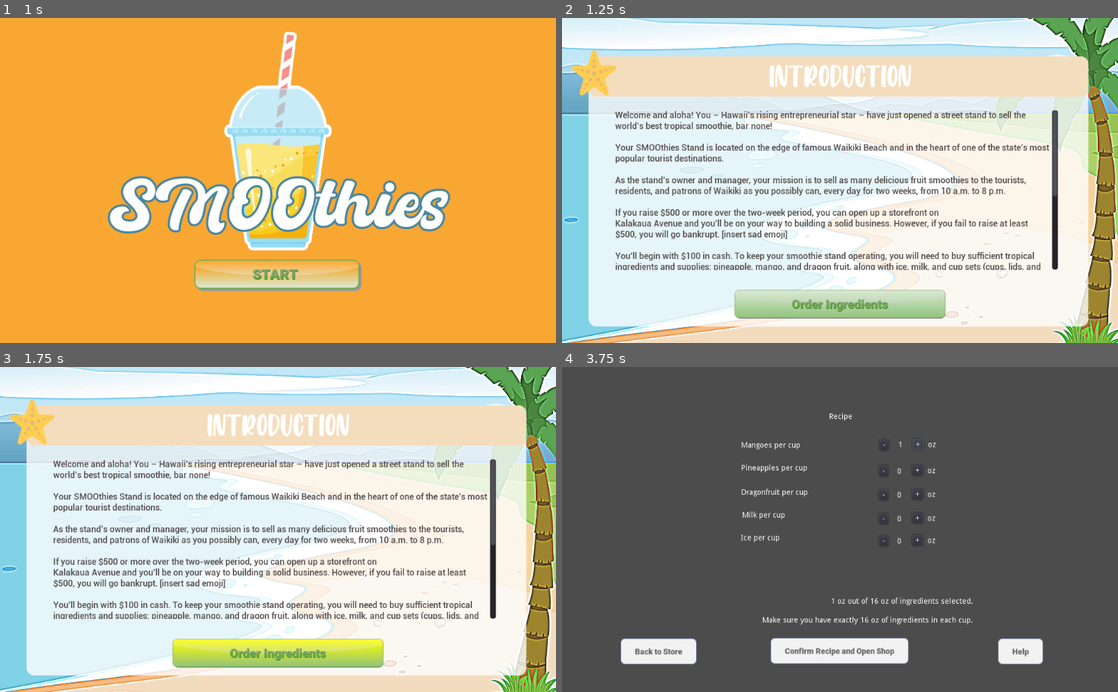
Above: before the commit, frames 1-4 (two rows, left to right).
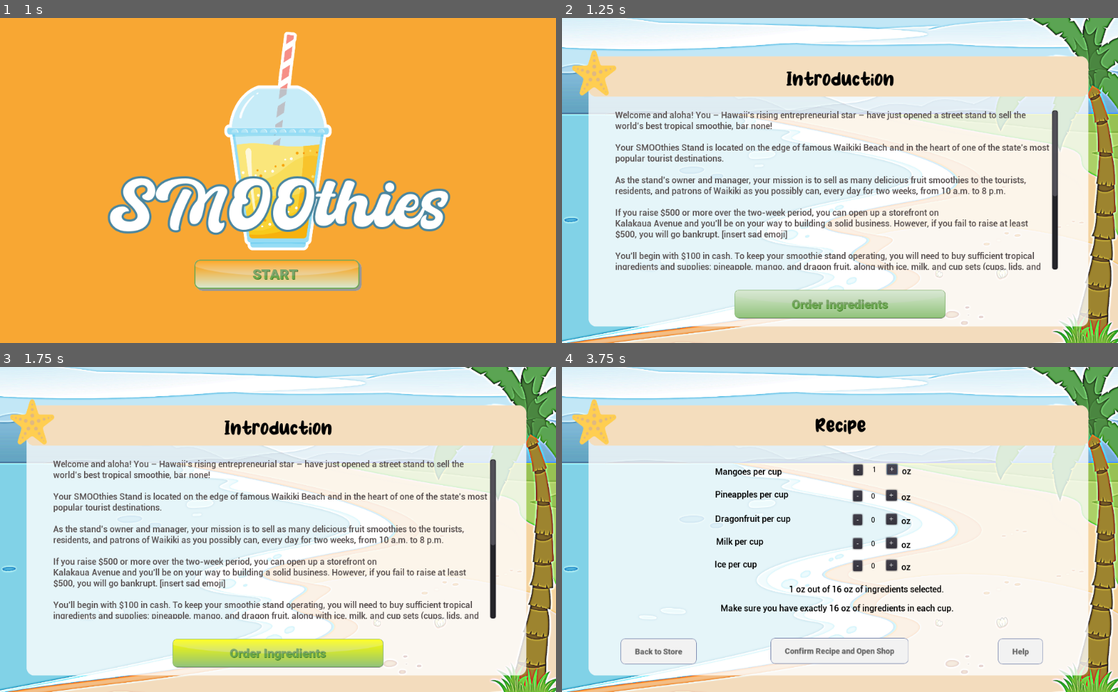
Above: after the commit, the same moments.

Repository: thepriscillawang/SMOOthies
Game: Godot game, scene res://Scenes/Main.tscn
Same seed, same stepped clock (60 frames per second), same inputs: the game is played once before the commit and once after it. Sound files missing from this copy of the repository are replaced by a short silence.
Inputs (mouse positions are in pixels of both pictures, inside the frame that each line leads up to):
- Up to frame 1 (1 s): click (278, 274) at 0.5 s
- Up to frame 2 (1.25 s): no input
- Up to frame 3 (1.75 s): click (278, 653) at 1.25 s
- Up to frame 4 (3.75 s): click (840, 640) at 2 s; click "-" at 2.75 s; click "+" at 3.5 s

Frame 1 is identical in both runs. In frame 2, 1.2% of the frame differs, in the area x 37-63%, y 14-22%; in frame 3, 1.2%; in frame 4, 95%, in the area x 0-100%, y 0-100%.

Commit message:
Updated recipe page

Diff:
--- a/src/SMOOthies/Scenes/Intro.tscn
+++ b/src/SMOOthies/Scenes/Intro.tscn
@@ -6,11 +6,10 @@
 [ext_resource path="res://sounds/DramaButtonSound.wav" type="AudioStream" id=4]
 [ext_resource path="res://images/IntroBKG1024_r.png" type="Texture" id=5]
 [ext_resource path="res://fonts/roboto/Roboto-Medium.ttf" type="DynamicFontData" id=6]
-[ext_resource path="res://fonts/honey_mints/Honey Mints.ttf" type="DynamicFontData" id=7]
+[ext_resource path="res://fonts/milky_coffee/Milky Coffee.otf" type="DynamicFontData" id=7]
 
 [sub_resource type="DynamicFont" id=1]
-size = 64
-outline_size = 1
+size = 34
 font_data = ExtResource( 7 )
 
 [sub_resource type="DynamicFont" id=2]
@@ -29,11 +28,14 @@
 
 [node name="IntroTitle" type="Label" parent="IntroPage"]
 margin_left = 381.0
-margin_top = 71.0
+margin_top = 83.0
 margin_right = 644.0
-margin_bottom = 136.0
+margin_bottom = 148.0
+custom_colors/font_color = Color( 0, 0, 0, 1 )
 custom_fonts/font = SubResource( 1 )
 text = "Introduction"
+align = 1
+valign = 1
 
 [node name="Premises" type="RichTextLabel" parent="IntroPage"]
 margin_left = 98.0
--- a/src/SMOOthies/Scenes/Recipe.tscn
+++ b/src/SMOOthies/Scenes/Recipe.tscn
@@ -11,6 +11,49 @@
 [ext_resource path="res://images/button_back-to-store_hover.png" type="Texture" id=9]
 [ext_resource path="res://images/button_back-to-store.png" type="Texture" id=10]
 [ext_resource path="res://images/button_back-to-store_pressed.png" type="Texture" id=11]
+[ext_resource path="res://fonts/roboto/Roboto-Medium.ttf" type="DynamicFontData" id=12]
+[ext_resource path="res://images/IntroBKG1024_r.png" type="Texture" id=13]
+[ext_resource path="res://fonts/milky_coffee/Milky Coffee.otf" type="DynamicFontData" id=14]
+
+[sub_resource type="DynamicFont" id=1]
+size = 34
+font_data = ExtResource( 14 )
+
+[sub_resource type="DynamicFont" id=2]
+font_data = ExtResource( 12 )
+
+[sub_resource type="DynamicFont" id=3]
+font_data = ExtResource( 12 )
+
+[sub_resource type="DynamicFont" id=4]
+font_data = ExtResource( 12 )
+
+[sub_resource type="DynamicFont" id=5]
+font_data = ExtResource( 12 )
+
+[sub_resource type="DynamicFont" id=6]
+font_data = ExtResource( 12 )
+
+[sub_resource type="DynamicFont" id=7]
+font_data = ExtResource( 12 )
+
+[sub_resource type="DynamicFont" id=8]
+font_data = ExtResource( 12 )
+
+[sub_resource type="DynamicFont" id=9]
+font_data = ExtResource( 12 )
+
+[sub_resource type="DynamicFont" id=10]
+font_data = ExtResource( 12 )
+
+[sub_resource type="DynamicFont" id=11]
+font_data = ExtResource( 12 )
+
+[sub_resource type="DynamicFont" id=12]
+font_data = ExtResource( 12 )
+
+[sub_resource type="DynamicFont" id=13]
+font_data = ExtResource( 12 )
 
 [node name="Recipe" type="Node2D"]
 script = ExtResource( 1 )
@@ -19,18 +62,29 @@
 "_edit_vertical_guides_": [ 512.0 ]
 }
 
+[node name="RecipeBKG" type="TextureRect" parent="."]
+margin_right = 1024.0
+margin_bottom = 600.0
+texture = ExtResource( 13 )
+
 [node name="Title" type="Label" parent="."]
-margin_left = 492.0
-margin_top = 85.0
-margin_right = 535.0
-margin_bottom = 99.0
+margin_left = 466.0
+margin_top = 92.0
+margin_right = 560.0
+margin_bottom = 129.0
+custom_colors/font_color = Color( 0, 0, 0, 1 )
+custom_fonts/font = SubResource( 1 )
 text = "Recipe"
+align = 1
+valign = 1
 
 [node name="Mango" type="Label" parent="."]
-margin_left = 330.0
-margin_top = 138.0
-margin_right = 439.0
-margin_bottom = 152.0
+margin_left = 282.0
+margin_top = 184.0
+margin_right = 405.0
+margin_bottom = 203.0
+custom_colors/font_color = Color( 0, 0, 0, 1 )
+custom_fonts/font = SubResource( 2 )
 text = "Mangoes per cup"
 
 [node name="oz" type="Label" parent="Mango"]
@@ -38,6 +92,8 @@
 margin_top = -1.0
 margin_right = 453.0
 margin_bottom = 13.0
+custom_colors/font_color = Color( 0, 0, 0, 1 )
+custom_fonts/font = SubResource( 3 )
 text = "oz"
 
 [node name="SubMangoRecipe" type="Button" parent="Mango"]
@@ -59,12 +115,15 @@
 margin_top = -1.0
 margin_right = 329.0
 margin_bottom = 13.0
+custom_colors/font_color = Color( 0, 0, 0, 1 )
 
 [node name="Pineapple" type="Label" parent="."]
-margin_left = 330.0
-margin_top = 180.0
-margin_right = 452.0
-margin_bottom = 194.0
+margin_left = 282.0
+margin_top = 226.0
+margin_right = 417.0
+margin_bottom = 245.0
+custom_colors/font_color = Color( 0, 0, 0, 1 )
+custom_fonts/font = SubResource( 4 )
 text = "Pineapples per cup"
 
 [node name="oz2" type="Label" parent="Pineapple"]
@@ -72,6 +131,8 @@
 margin_top = 5.0
 margin_right = 452.0
 margin_bottom = 19.0
+custom_colors/font_color = Color( 0, 0, 0, 1 )
+custom_fonts/font = SubResource( 5 )
 text = "oz"
 
 [node name="SubPineappleRecipe" type="Button" parent="Pineapple"]
@@ -93,12 +154,15 @@
 margin_top = 6.0
 margin_right = 327.0
 margin_bottom = 20.0
+custom_colors/font_color = Color( 0, 0, 0, 1 )
 
 [node name="Dragonfruit" type="Label" parent="."]
-margin_left = 330.0
-margin_top = 225.0
-margin_right = 452.0
-margin_bottom = 239.0
+margin_left = 282.0
+margin_top = 271.0
+margin_right = 421.0
+margin_bottom = 290.0
+custom_colors/font_color = Color( 0, 0, 0, 1 )
+custom_fonts/font = SubResource( 6 )
 text = "Dragonfruit per cup"
 
 [node name="oz3" type="Label" parent="Dragonfruit"]
@@ -106,6 +170,8 @@
 margin_top = 4.0
 margin_right = 452.0
 margin_bottom = 18.0
+custom_colors/font_color = Color( 0, 0, 0, 1 )
+custom_fonts/font = SubResource( 7 )
 text = "oz"
 
 [node name="SubDragonfruitRecipe" type="Button" parent="Dragonfruit"]
@@ -126,12 +192,15 @@
 margin_top = 5.0
 margin_right = 327.0
 margin_bottom = 19.0
+custom_colors/font_color = Color( 0, 0, 0, 1 )
 
 [node name="Milk" type="Label" parent="."]
-margin_left = 332.0
-margin_top = 267.0
-margin_right = 455.0
-margin_bottom = 281.0
+margin_left = 284.0
+margin_top = 313.0
+margin_right = 407.0
+margin_bottom = 332.0
+custom_colors/font_color = Color( 0, 0, 0, 1 )
+custom_fonts/font = SubResource( 8 )
 text = "Milk per cup"
 
 [node name="oz4" type="Label" parent="Milk"]
@@ -139,6 +208,8 @@
 margin_top = 6.0
 margin_right = 450.0
 margin_bottom = 20.0
+custom_colors/font_color = Color( 0, 0, 0, 1 )
+custom_fonts/font = SubResource( 9 )
 text = "oz"
 
 [node name="SubMilkRecipe" type="Button" parent="Milk"]
@@ -160,12 +231,15 @@
 margin_top = 7.0
 margin_right = 325.0
 margin_bottom = 21.0
+custom_colors/font_color = Color( 0, 0, 0, 1 )
 
 [node name="Ice" type="Label" parent="."]
-margin_left = 329.0
-margin_top = 309.0
-margin_right = 452.0
-margin_bottom = 323.0
+margin_left = 281.0
+margin_top = 355.0
+margin_right = 404.0
+margin_bottom = 374.0
+custom_colors/font_color = Color( 0, 0, 0, 1 )
+custom_fonts/font = SubResource( 10 )
 text = "Ice per cup"
 
 [node name="oz5" type="Label" parent="Ice"]
@@ -173,6 +247,8 @@
 margin_top = 5.0
 margin_right = 453.0
 margin_bottom = 19.0
+custom_colors/font_color = Color( 0, 0, 0, 1 )
+custom_fonts/font = SubResource( 11 )
 text = "oz"
 
 [node name="SubIceRecipe" type="Button" parent="Ice"]
@@ -194,6 +270,24 @@
 margin_top = 6.0
 margin_right = 328.0
 margin_bottom = 20.0
+custom_colors/font_color = Color( 0, 0, 0, 1 )
+
+[node name="OzLabel" type="Label" parent="."]
+margin_left = 418.0
+margin_top = 401.0
+margin_right = 458.0
+margin_bottom = 420.0
+custom_colors/font_color = Color( 0, 0, 0, 1 )
+custom_fonts/font = SubResource( 12 )
+
+[node name="OzLabel2" type="Label" parent="."]
+margin_left = 292.0
+margin_top = 436.0
+margin_right = 721.0
+margin_bottom = 455.0
+custom_colors/font_color = Color( 0, 0, 0, 1 )
+custom_fonts/font = SubResource( 13 )
+text = "Make sure you have exactly 16 oz of ingredients in each cup."
 
 [node name="IngredientsMusic" type="AudioStreamPlayer" parent="."]
 stream = ExtResource( 2 )
@@ -229,19 +323,6 @@
 texture_normal = ExtResource( 10 )
 texture_pressed = ExtResource( 11 )
 texture_hover = ExtResource( 9 )
-
-[node name="OzLabel" type="Label" parent="."]
-margin_left = 495.0
-margin_top = 426.0
-margin_right = 535.0
-margin_bottom = 440.0
-
-[node name="OzLabel2" type="Label" parent="."]
-margin_left = 369.0
-margin_top = 461.0
-margin_right = 757.0
-margin_bottom = 475.0
-text = "Make sure you have exactly 16 oz of ingredients in each cup."
 
 [connection signal="pressed" from="Mango/SubMangoRecipe" to="." method="_on_SubMangoRecipe_pressed"]
 [connection signal="pressed" from="Mango/AddMangoRecipe" to="." method="_on_AddMangoRecipe_pressed"]
Not shown: 1 places in src/SMOOthies/Scenes/Recipe.tscn that only renumber resources
